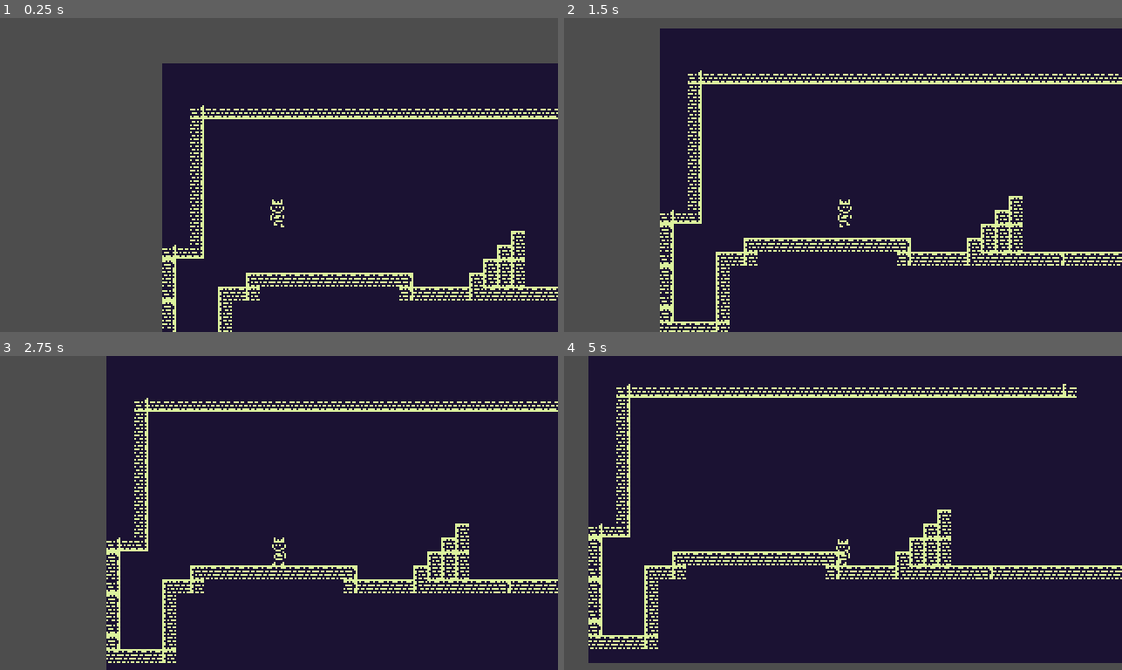
Above: before the commit, frames 1-4 (two rows, left to right).
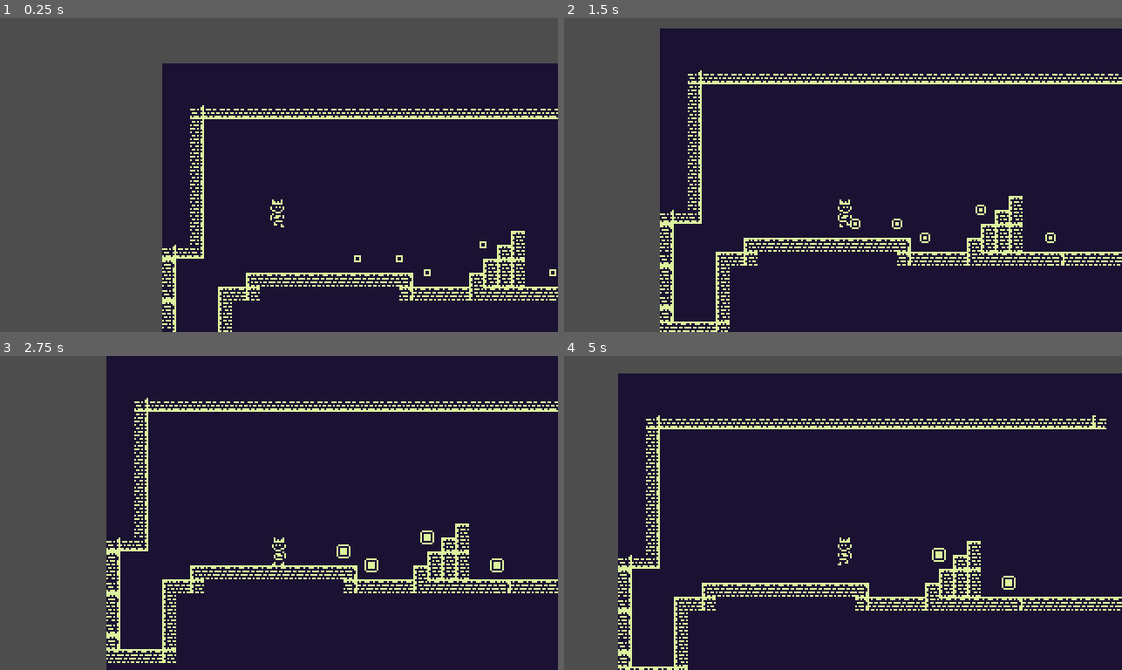
Above: after the commit, the same moments.

Repository: yoobezxc/2D-Platformer
Game: Godot game, scene res://Scenes/root.tscn
Same seed, same stepped clock (60 frames per second), same inputs: the game is played once before the commit and once after it.
Inputs:
- Up to frame 1 (0.25 s): no input
- Up to frame 2 (1.5 s): hold D (RIGHT) from 0.53 s (still down); tap Space (SPACE) at 0.6, 1.35 s
- Up to frame 3 (2.75 s): release D (RIGHT) at 2.03 s; hold A (LEFT) from 2.03 s (still down); tap Space (SPACE) at 2.1 s
- Up to frame 4 (5 s): release A (LEFT) at 2.78 s; hold D (RIGHT) 2.78-4.28 s; tap Space (SPACE) at 2.85, 3.6, 4.35 s; hold A (LEFT) from 4.28 s (still down)

The runs differ from the first frame. In frame 1, 0.1% of the frame differs, in the area x 63-100%, y 71-83%; in frame 2, 0.2%; in frame 3, 0.3%; in frame 4, 22%, in the area x 4-100%, y 0-100%.

Commit message:
adding coin system

Diff:
--- /dev/null
+++ b/Scenes/coin.tscn
@@ -0,0 +1,68 @@
+[gd_scene load_steps=9 format=3 uid="uid://d25b4imobyju8"]
+
+[ext_resource type="Texture2D" uid="uid://ducmdktftxfph" path="res://Assets/Coin.png" id="1_jgi06"]
+[ext_resource type="Script" uid="uid://c7kskis3cm1v" path="res://Scripts/coin.gd" id="2_g537i"]
+
+[sub_resource type="AtlasTexture" id="AtlasTexture_81h6x"]
+atlas = ExtResource("1_jgi06")
+region = Rect2(24, 0, 8, 8)
+
+[sub_resource type="AtlasTexture" id="AtlasTexture_ffmqm"]
+atlas = ExtResource("1_jgi06")
+region = Rect2(16, 0, 8, 8)
+
+[sub_resource type="AtlasTexture" id="AtlasTexture_h2p6v"]
+atlas = ExtResource("1_jgi06")
+region = Rect2(8, 0, 8, 8)
+
+[sub_resource type="AtlasTexture" id="AtlasTexture_g537i"]
+atlas = ExtResource("1_jgi06")
+region = Rect2(0, 0, 8, 8)
+
+[sub_resource type="SpriteFrames" id="SpriteFrames_h2p6v"]
+animations = [{
+"frames": [{
+"duration": 1.0,
+"texture": SubResource("AtlasTexture_81h6x")
+}, {
+"duration": 1.0,
+"texture": SubResource("AtlasTexture_ffmqm")
+}, {
+"duration": 1.0,
+"texture": SubResource("AtlasTexture_h2p6v")
+}, {
+"duration": 1.0,
+"texture": SubResource("AtlasTexture_g537i")
+}, {
+"duration": 1.0,
+"texture": SubResource("AtlasTexture_g537i")
+}, {
+"duration": 1.0,
+"texture": SubResource("AtlasTexture_h2p6v")
+}, {
+"duration": 1.0,
+"texture": SubResource("AtlasTexture_ffmqm")
+}, {
+"duration": 1.0,
+"texture": SubResource("AtlasTexture_81h6x")
+}],
+"loop": true,
+"name": &"idle",
+"speed": 7.0
+}]
+
+[sub_resource type="RectangleShape2D" id="RectangleShape2D_qbp07"]
+size = Vector2(10, 10)
+
+[node name="Coin" type="AnimatedSprite2D"]
+sprite_frames = SubResource("SpriteFrames_h2p6v")
+animation = &"idle"
+script = ExtResource("2_g537i")
+
+[node name="Area2D" type="Area2D" parent="."]
+collision_layer = 4
+
+[node name="CollisionShape2D" type="CollisionShape2D" parent="Area2D"]
+shape = SubResource("RectangleShape2D_qbp07")
+
+[connection signal="body_entered" from="Area2D" to="." method="_on_area_2d_body_entered"]
--- a/Scenes/player.tscn
+++ b/Scenes/player.tscn
@@ -1,9 +1,10 @@
-[gd_scene load_steps=11 format=3 uid="uid://bmli3af6eduj6"]
+[gd_scene load_steps=12 format=3 uid="uid://bmli3af6eduj6"]
 
+[ext_resource type="Script" uid="uid://bq0b0ajtefjea" path="res://Scripts/player.gd" id="1_6t5aa"]
 [ext_resource type="Texture2D" uid="uid://dkumbhnkxy5rx" path="res://Assets/Player.png" id="1_v0iea"]
 
 [sub_resource type="RectangleShape2D" id="RectangleShape2D_cvnsp"]
-size = Vector2(4, 8)
+size = Vector2(8, 13)
 
 [sub_resource type="AtlasTexture" id="AtlasTexture_6t5aa"]
 atlas = ExtResource("1_v0iea")
@@ -79,9 +80,10 @@
 
 [node name="Player" type="CharacterBody2D"]
 collision_mask = 2
+script = ExtResource("1_6t5aa")
 
 [node name="CollisionShape2D" type="CollisionShape2D" parent="."]
-position = Vector2(0, -4)
+position = Vector2(0, -6.5)
 shape = SubResource("RectangleShape2D_cvnsp")
 
 [node name="AnimatedSprite2D" type="AnimatedSprite2D" parent="."]
--- a/Scenes/root.tscn
+++ b/Scenes/root.tscn
@@ -1,8 +1,9 @@
-[gd_scene load_steps=6 format=4 uid="uid://cy8nk2u8em1pi"]
+[gd_scene load_steps=7 format=4 uid="uid://cy8nk2u8em1pi"]
 
 [ext_resource type="PackedScene" uid="uid://bmli3af6eduj6" path="res://Scenes/player.tscn" id="1_i04dx"]
 [ext_resource type="Texture2D" uid="uid://cxq23iv47wfqw" path="res://Assets/Ground_Tiles.png" id="2_8pvmw"]
 [ext_resource type="Script" uid="uid://bq0b0ajtefjea" path="res://Scripts/player.gd" id="2_vnucn"]
+[ext_resource type="PackedScene" uid="uid://d25b4imobyju8" path="res://Scenes/coin.tscn" id="4_c3mwy"]
 
 [sub_resource type="TileSetAtlasSource" id="TileSetAtlasSource_vnucn"]
 texture = ExtResource("2_8pvmw")
@@ -34,9 +35,25 @@
 
 [node name="Player" parent="." instance=ExtResource("1_i04dx")]
 position = Vector2(67, 91)
+collision_mask = 6
 script = ExtResource("2_vnucn")
 
 [node name="MapLevel" type="TileMapLayer" parent="."]
 z_index = -1
 tile_map_data = PackedByteArray("AAAFABAAAQABAAAAAAAGABAAAQAAAAAAAAAHAA8AAQABAAAAAAAgABAAAQABAAAAAAAhABAAAQABAAAAAAAiAB …(25520 unchanged characters)…
 tile_set = SubResource("TileSet_c3mwy")
+
+[node name="Coin" parent="." instance=ExtResource("4_c3mwy")]
+position = Vector2(136, 112)
+
+[node name="Coin2" parent="." instance=ExtResource("4_c3mwy")]
+position = Vector2(224, 120)
+
+[node name="Coin3" parent="." instance=ExtResource("4_c3mwy")]
+position = Vector2(112, 112)
+
+[node name="Coin4" parent="." instance=ExtResource("4_c3mwy")]
+position = Vector2(184, 104)
+
+[node name="Coin5" parent="." instance=ExtResource("4_c3mwy")]
+position = Vector2(152, 120)
--- /dev/null
+++ b/Scripts/coin.gd
@@ -0,0 +1,14 @@
+extends AnimatedSprite2D
+
+var init_pos: Vector2
+
+func _ready() -> void:
+	self.play("idle")
+	init_pos = self.global_position
+
+func _on_area_2d_body_entered(body: Node2D) -> void:
+	if body.name == "Player":
+		init_pos.y -= 10.0
+		var tween = get_tree().create_tween()
+		tween.tween_property(self, "position", init_pos, 0.6).set_trans(Tween.TRANS_SINE).set_ease(Tween.EASE_OUT)
+		tween.tween_callback(self.queue_free)
--- a/Scripts/player.gd
+++ b/Scripts/player.gd
@@ -14,8 +14,8 @@
 	sprite.play("idle")
 
 func _physics_process(delta: float) -> void:
-	print(velocity)
-	print(time_elapsed)
+	#print(velocity)
+	#print(time_elapsed)
 
 	if not is_on_floor():
 		self.velocity.y += GRAVITY * delta
--- a/project.godot
+++ b/project.godot
@@ -45,6 +45,7 @@
 
 2d_physics/layer_1="Player"
 2d_physics/layer_2="Terrain"
+2d_physics/layer_3="Coin"
 
 [rendering]
 
Binary file added: Assets/Coin.png
Not shown, added: Assets/Coin.png.import
Not shown, added: Scripts/coin.gd.uid
Not shown, changed: .gitignore
